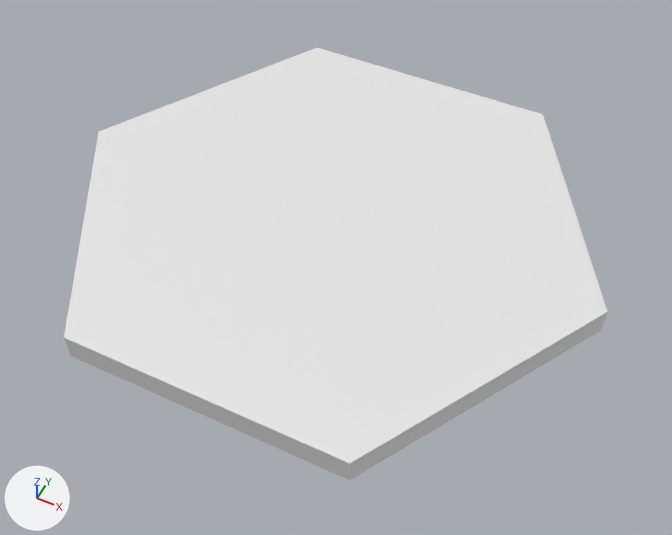
The FBX model Assets/Models/Hexagon.fbx: old version first, new version second.
Both versions are drawn from a 50 mm lens placed at (0.031, -0.0603, 0.0702), pointed at (0.0026, -0.0035, -0.0008). The axes (+X, +Y, +Z) are drawn at lower left. The lights are the same throughout. Materials are left out; every surface is plain grey. Where no turn or scale is listed for an object, it has been applied to the vertices. Vertices at the same position are counted once.
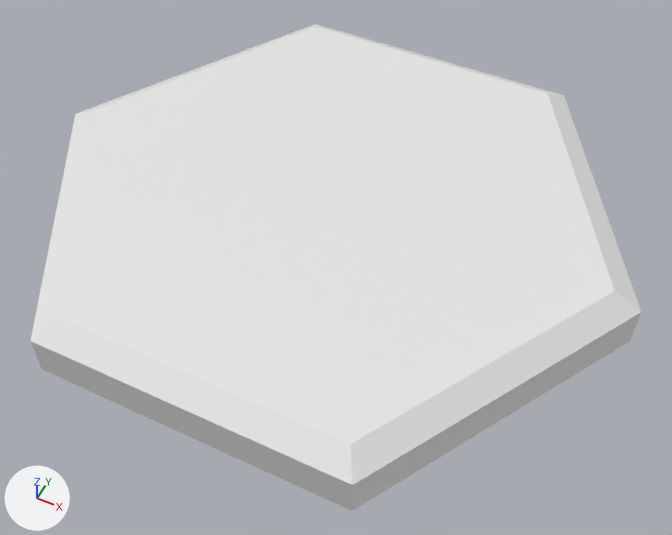
The newer file is also rescaled (x3.468), turned or shifted as a whole; pictures and numbers use the older file's frame.

Location of each change, (x1, y1, x2, y2) in pixels of the pictures (672 x 535 px):
'Mesh1', mesh rescaled: before (64, 48, 608, 480); after (57, 27, 615, 444)
'Mesh2', added: after (30, 24, 641, 511)

The change, as a list of edits to the scene's bpy script:
```text
Change me_mesh:
    where me_mesh.from_pydata(...)  # 12 vertices, 8 faces; spans x -0.0286..0.0291, y -0.0251..0.0249, z 0.0..0.0028
    used by ob_mesh1; location = (0.0, 0.0, 0.0)
    me_mesh part 1: the whole mesh is scaled about the mesh origin by (1, 1, 2.07)
Add me_mesh_001:
    me_mesh_001.from_pydata(...)  # 24 vertices, 30 faces; spans x -0.0317..0.0317, y -0.0274..0.0274, z 0.0..0.0058
Add ob_mesh2:
    ob_mesh2 = bpy.data.objects.new('Mesh2', me_mesh_001)
    ob_mesh2.location = (0.0002, -0.0001, 0.0)
```
